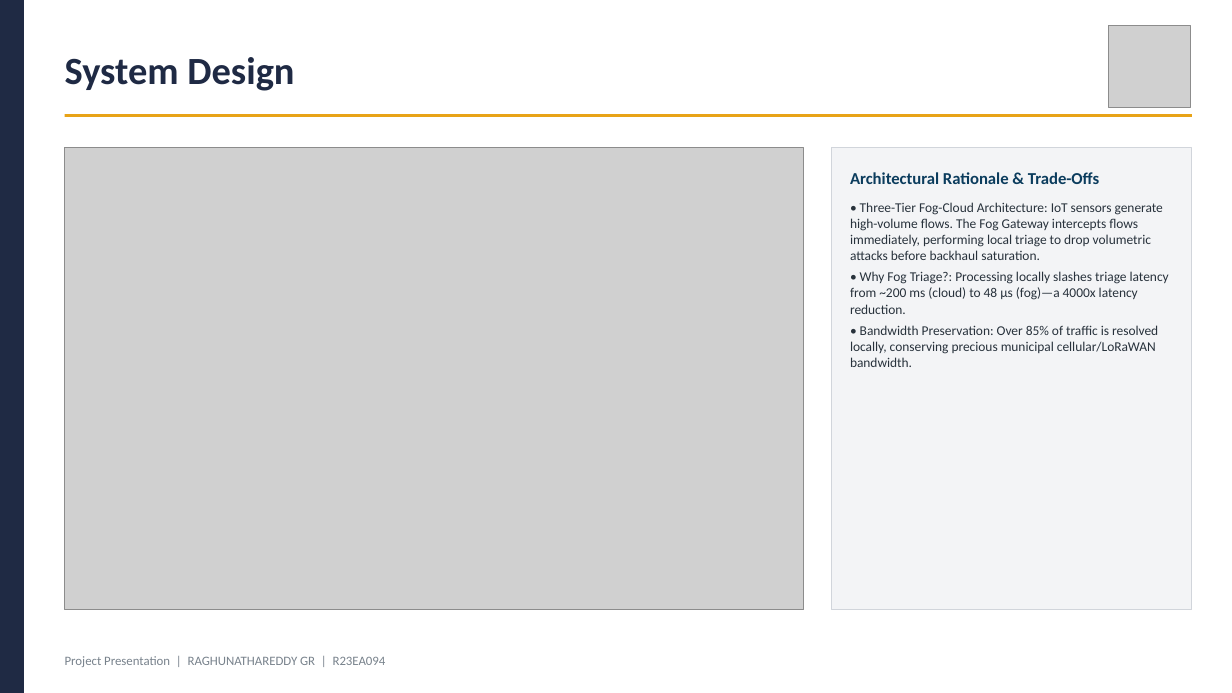
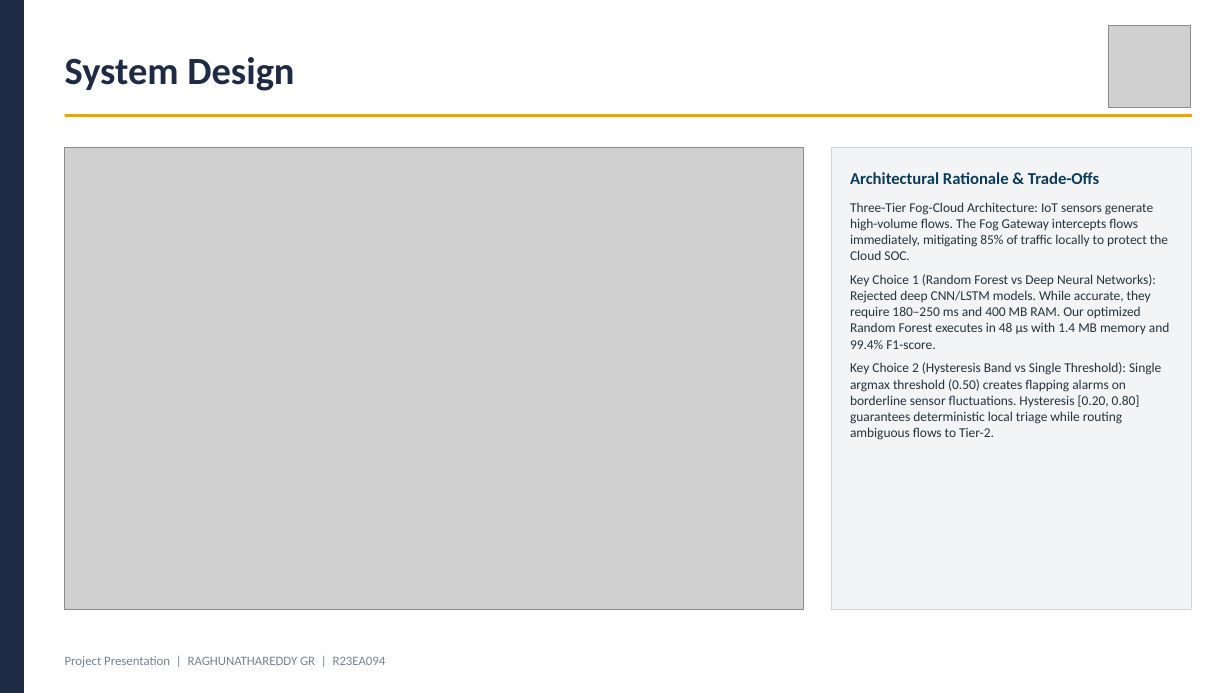
Before and after one commit to Raghunath2604/RIO_PROJECT-SMART_CITY-, a slide deck: slide 5 of docs/Project_Presentation_R23EA094.pptx. Drawn at 1232x693 pixels with LibreOffice and Linux fonts; fonts in the diff are those of the drawing; grey boxes stand for pictures. Boxes give left, top, right and bottom in pixels: in the first picture for what was removed or moved away, otherwise in the second. Text is boxed around its words. In the diff, an @@ line names an element or a change of style, - is before the commit and + after.

```diff
--- a/docs/Project_Presentation_R23EA094.pptx
+++ b/docs/Project_Presentation_R23EA094.pptx
@@ text at (850, 202, 1170, 440): text changed @@
-• Three-Tier Fog-Cloud Architecture: IoT sensors generate high-volume flows. The Fog Gateway intercepts flows immediately, performing local triage to drop volumetric attacks before backhaul saturation.
-• Why Fog Triage?: Processing locally slashes triage latency from ~200 ms (cloud) to 48 μs (fog)—a 4000x latency reduction.
-• Bandwidth Preservation: Over 85% of traffic is resolved locally, conserving precious municipal cellular/LoRaWAN bandwidth.
+Three-Tier Fog-Cloud Architecture: IoT sensors generate high-volume flows. The Fog Gateway intercepts flows immediately, mitigating 85% of traffic locally to protect the Cloud SOC.
+Key Choice 1 (Random Forest vs Deep Neural Networks): Rejected deep CNN/LSTM models. While accurate, they require 180–250 ms and 400 MB RAM. Our optimized Random Forest executes in 48 μs with 1.4 MB memory and 99.4% F1-score.
+Key Choice 2 (Hysteresis Band vs Single Threshold): Single argmax threshold (0.50) creates flapping alarms on borderline sensor fluctuations. Hysteresis [0.20, 0.80] guarantees deterministic local triage while routing ambiguous flows to Tier-2.
```
Also in this commit, not shown: 11 other slides changed, 19 other files.
